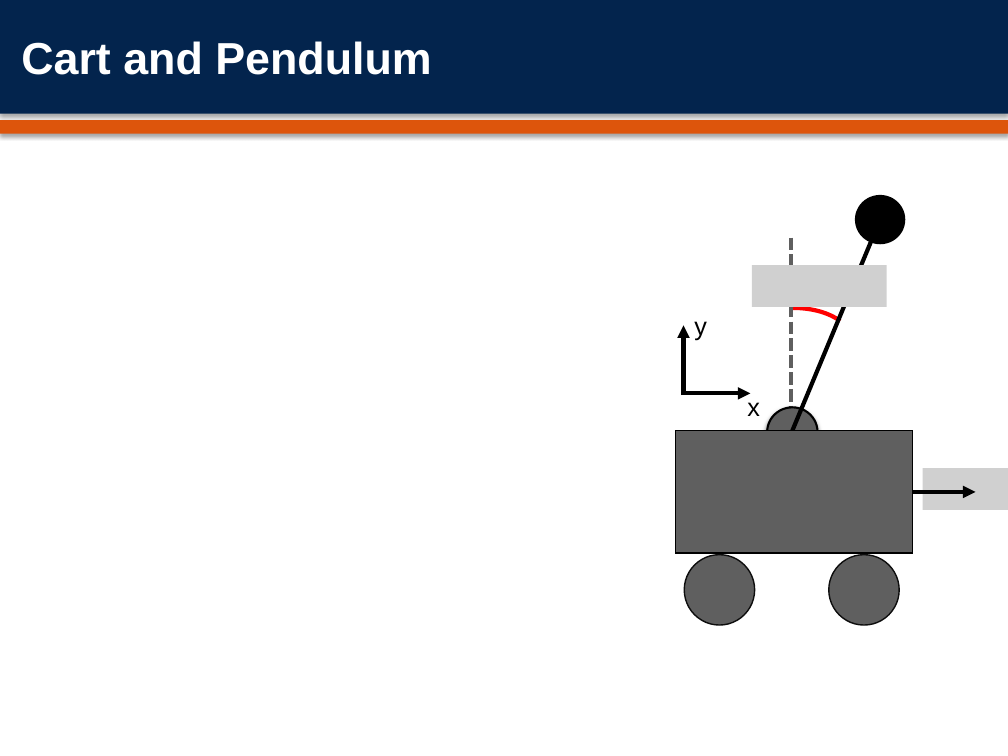
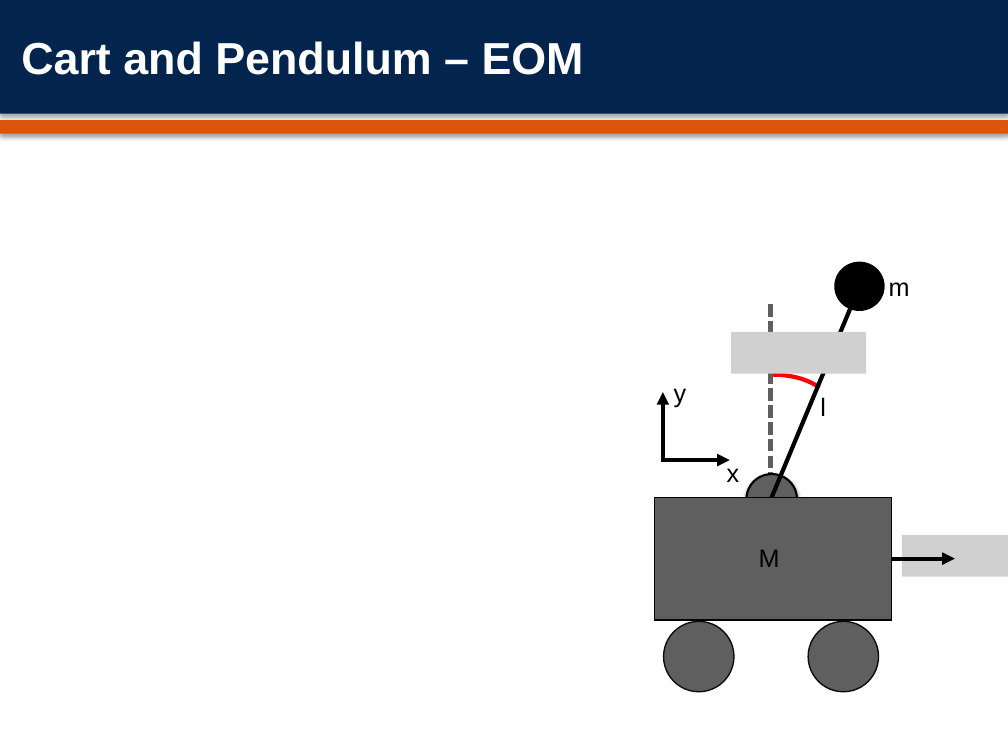
Before and after one commit to fourwolfshirt/FB_FP, a slide deck: slide 9 of SMC_Presentation1.pptx (slide 6 before the commit). Drawn at 1008x756 pixels with LibreOffice and Linux fonts; fonts in the diff are those of the drawing; grey boxes stand for pictures; background and template pictures are left out. Boxes give left, top, right and bottom in pixels: in the first picture for what was removed or moved away, otherwise in the second. Text is boxed around its words. In the diff, an @@ line names an element or a change of style, - is before the commit and + after.

```diff
--- a/SMC_Presentation1.pptx
+++ b/SMC_Presentation1.pptx
@@ title at <box>21,41,584,75</box>: text changed @@
-Cart and Pendulum
+Cart and Pendulum – EOM
@@ text added at <box>889,282,910,296</box>, 18 pt, text #000000 @@
+m
@@ text added at <box>820,397,826,416</box>, 18 pt, text #000000 @@
+l
@@ 2 rectangles, 1 arc (boxed as its full ellipse): place and size @@
-2 rectangles, 1 arc (boxed as its full ellipse) at <box>675,307,912,552</box>
+2 rectangles, 1 arc (boxed as its full ellipse) at <box>655,375,892,620</box>
@@ text added at <box>759,550,780,567</box>, 18 pt, text #000000 @@
+M
@@ 4 ellipses, 3 arrows, 2 pictures, 2 texts, 2 lines: place and size @@
-4 ellipses, 3 arrows, 2 pictures, 2 texts, 2 lines at <box>682,195,1008,625</box>
+4 ellipses, 3 arrows, 2 pictures, 2 texts, 2 lines at <box>662,262,1008,691</box>
```
Also in this commit, not shown: 5 other slides changed, 2 slides added, 2 slides removed, 1 other file.
